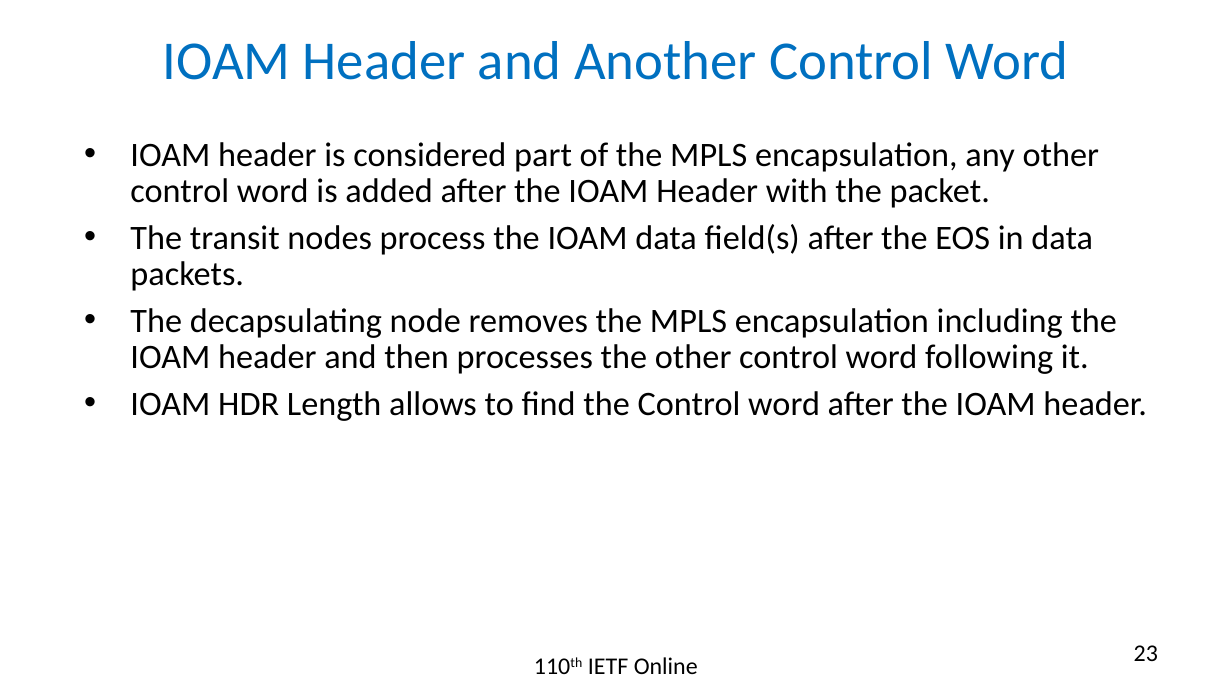
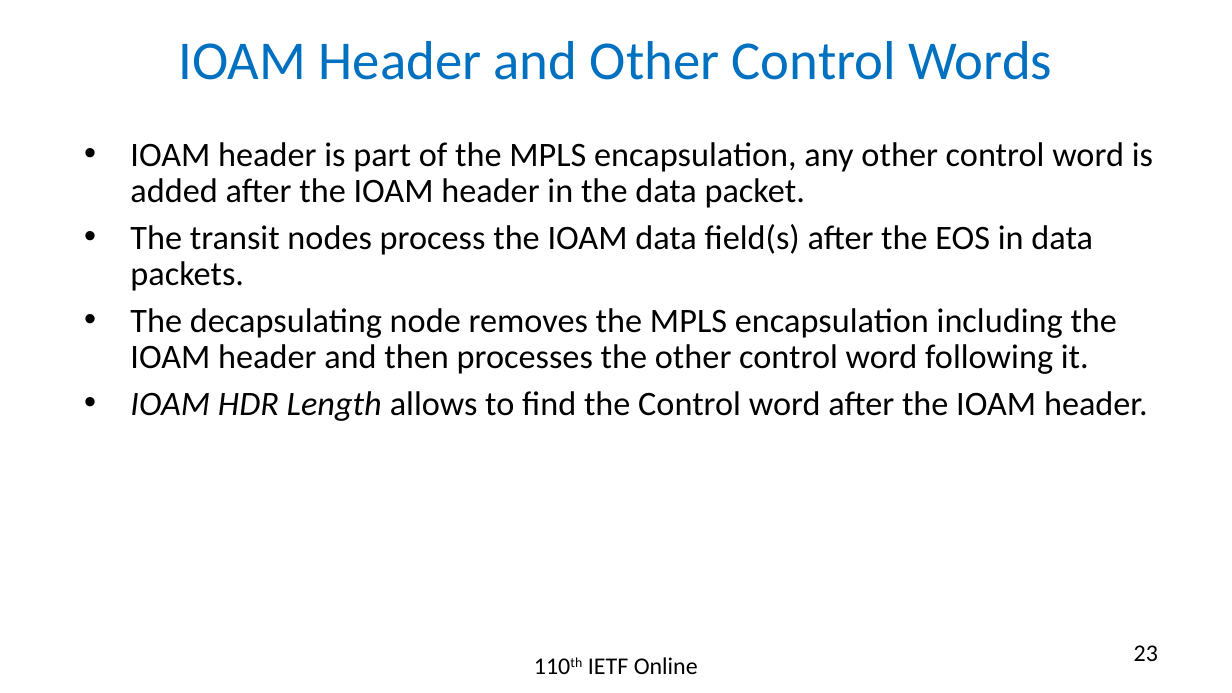
Before and after one commit to rakgandhi/ietf-slides, a slide deck: slide 23 of draft-gandhi-mpls-ioam-sr-05.pptx. Drawn at 1232x693 pixels with LibreOffice and Linux fonts; fonts in the diff are those of the drawing. Boxes give left, top, right and bottom in pixels: in the first picture for what was removed or moved away, otherwise in the second. Text is boxed around its words. In the diff, an @@ line names an element or a change of style, - is before the commit and + after.

```diff
--- a/draft-gandhi-mpls-ioam-sr-05.pptx
+++ b/draft-gandhi-mpls-ioam-sr-05.pptx
@@ title at [178, 41, 1052, 80]: text changed @@
-IOAM Header and Another Control Word
+IOAM Header and Other Control Words
@@ text at [130, 142, 1153, 208]: text changed @@
-• IOAM header is considered part of the MPLS encapsulation, any other control word is added after the IOAM Header with the packet.
+• IOAM header is part of the MPLS encapsulation, any other control word is added after the IOAM header in the data packet.
@@ text at [130, 391, 1148, 421]: italic on in "IOAM HDR Length" @@
```
Also in this commit, not shown: 5 other slides changed, 1 slide added, 1 slide removed, 1 other file.
